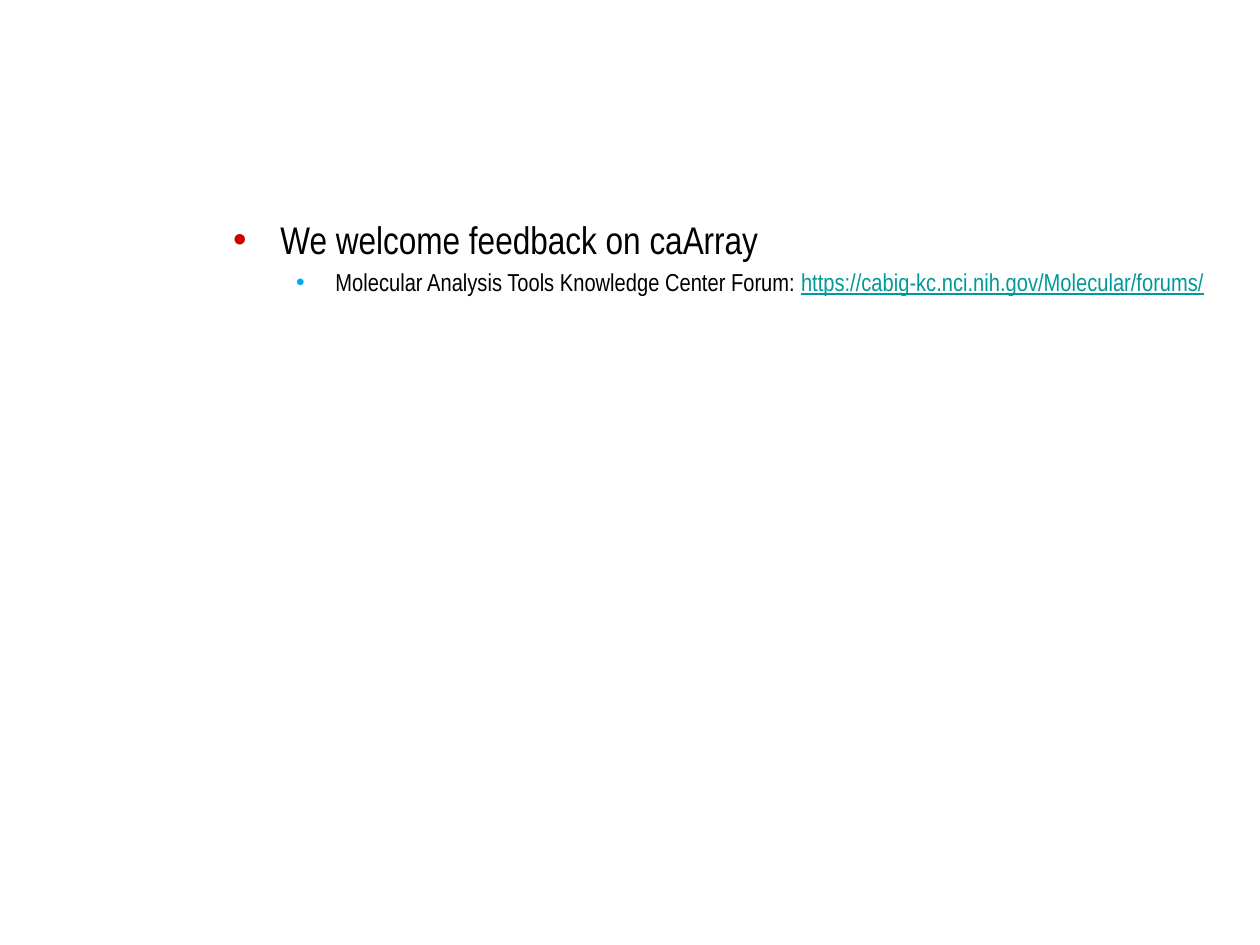
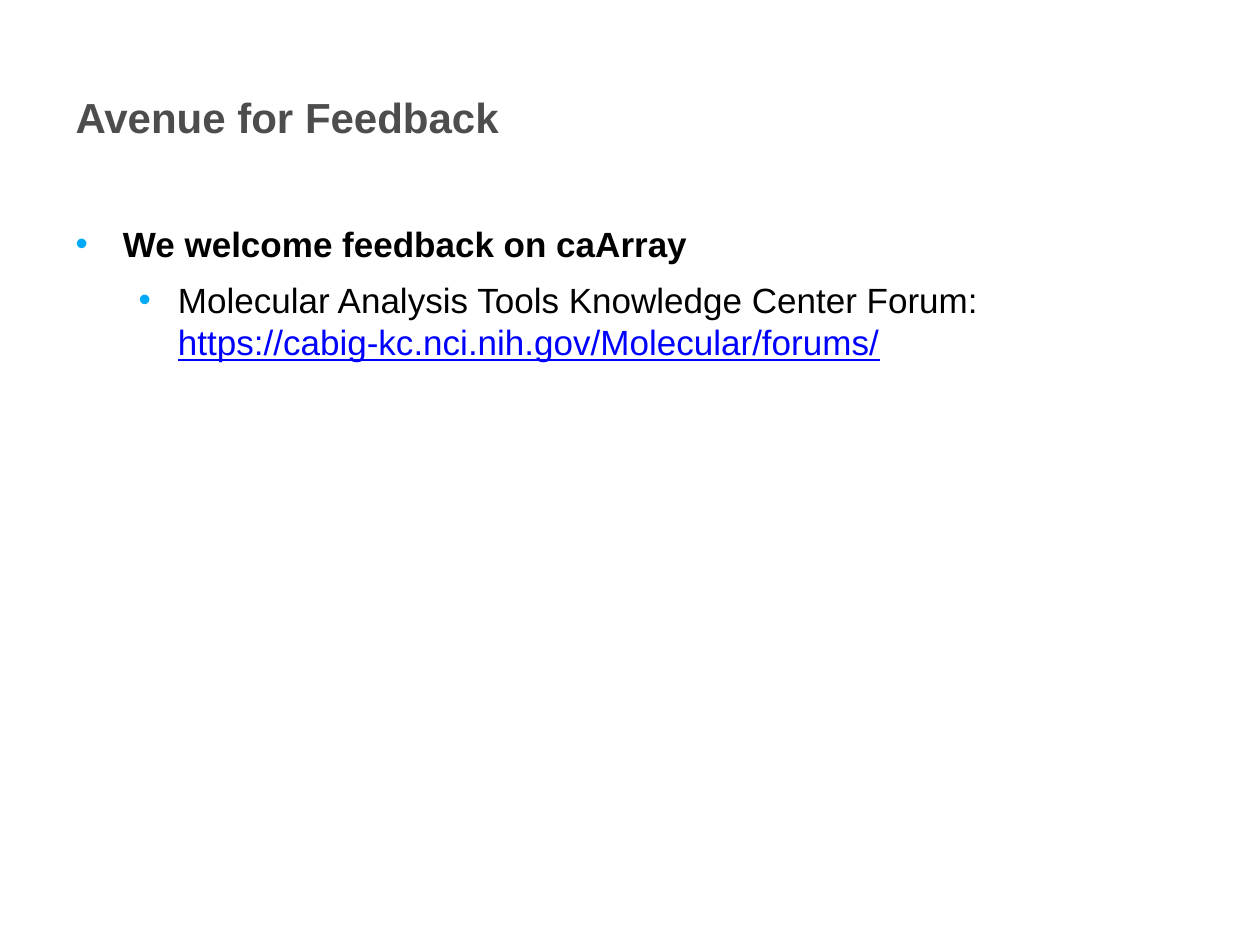
Before and after one commit to NCIP/caarray-docs, a slide deck: slide 9 of project_management/open_meetings/ICR_WS_Meeting_2011_10_12.pptx (slide 10 before the commit). Drawn at 1260x945 pixels with LibreOffice and Linux fonts; fonts in the diff are those of the drawing; background and template pictures are left out. Boxes give left, top, right and bottom in pixels: in the first picture for what was removed or moved away, otherwise in the second. Text is boxed around its words. In the diff, an @@ line names an element or a change of style, - is before the commit and + after.

```diff
--- a/project_management/open_meetings/ICR_WS_Meeting_2011_10_12.pptx
+++ b/project_management/open_meetings/ICR_WS_Meeting_2011_10_12.pptx
@@ title at (76, 102, 499, 134): text changed; size 32 to 24 pt; font Arial Narrow to Arial; text colour #FFFFFF to #4D4D4D @@
-Avenues for Feedback
+Avenue for Feedback
@@ text "We welcome feedback on caArray": place and size @@
-text "We welcome feedback on caArray" at (280, 226, 1203, 296)
+text "We welcome feedback on caArray" at (123, 231, 978, 362)
@@ text "We welcome feedback on caArray" at (123, 231, 978, 362): size 22 to 20 pt, bold on in "We welcome feedback on caArray"; font Arial Narrow to Arial; size 14 to 20 pt in "Molecular Analysis Tools Knowledge Center Forum: https://cab ..."; text colour #009999 to #0000FF in "https://cabig-kc.nci.nih.gov/Molecular/forums/"; more space between paragraphs; bullet colour #CC0000 to #00AAF6 @@
```
Also in this commit, not shown: 6 other slides changed, 2 slides added, 3 slides removed.
